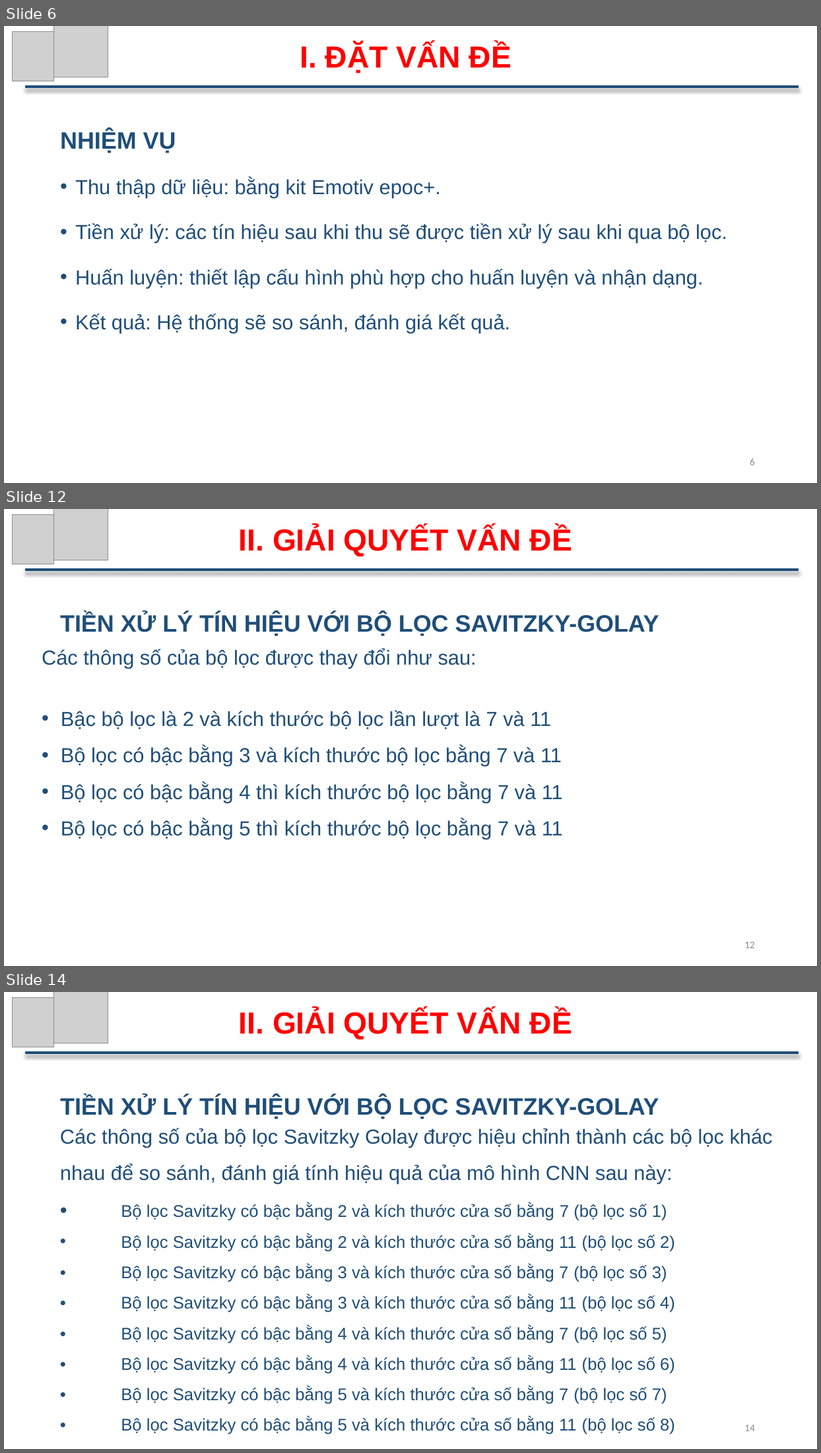
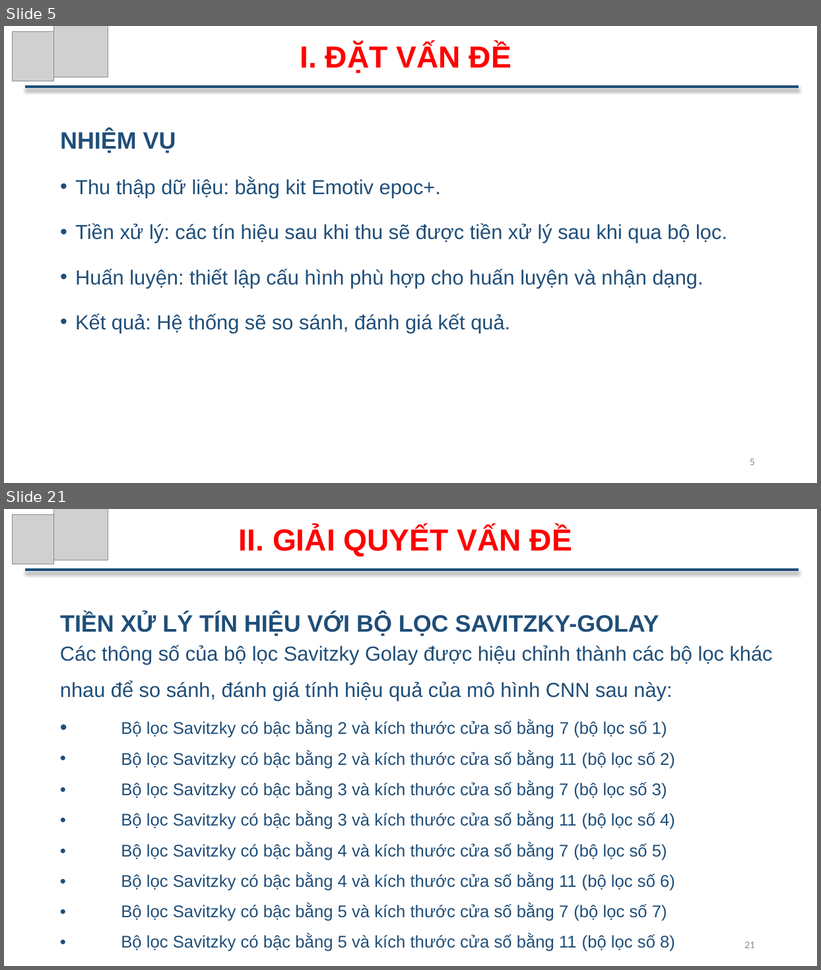
Before and after one commit to ThuTrongNguyen/Thesis, a slide deck: SlideBaoCao_NguyenTrongThu.pptx. Shown one above the other, each under a label of ours: slides 6, 12 and 14 before the commit, slides 5 and 21 after it; the slides between them are not shown. The pictures are 821x1453 and 821x970 pixels, drawn with LibreOffice and Linux fonts; fonts in the diff are those of the drawing; grey boxes stand for pictures. Boxes give left, top, right and bottom in pixels: in the first picture for what was removed or moved away, otherwise in the second. Text is boxed around its words. In the diff, an @@ line names an element or a change of style, - is before the commit and + after.

```diff
--- a/SlideBaoCao_NguyenTrongThu.pptx
+++ b/SlideBaoCao_NguyenTrongThu.pptx
@@ slide 12 removed at <box>4,509,817,966</box>, background #FFFFFF @@
@@ picture removed at <box>12,514,54,564</box> @@
@@ picture removed at <box>54,509,108,560</box> @@
@@ text removed at <box>239,526,572,557</box> @@
-II. GIẢI QUYẾT VẤN ĐỀ
@@ line removed from (25, 570) to (799, 570) @@
@@ text removed at <box>60,613,659,636</box> @@
-TIỀN XỬ LÝ TÍN HIỆU VỚI BỘ LỌC SAVITZKY-GOLAY
@@ text removed at <box>42,649,563,840</box> @@
-Các thông số của bộ lọc được thay đổi như sau:
-• Bậc bộ lọc là 2 và kích thước bộ lọc lần lượt là 7 và 11
-• Bộ lọc có bậc bằng 3 và kích thước bộ lọc bằng 7 và 11
-• Bộ lọc có bậc bằng 4 thì kích thước bộ lọc bằng 7 và 11
-• Bộ lọc có bậc bằng 5 thì kích thước bộ lọc bằng 7 và 11
@@ page number removed at <box>745,942,755,949</box> @@
-12
@@ what was slide 6 is now slide 5 @@
@@ page number at <box>750,459,755,466</box>: text changed @@
-6
+5
@@ what was slide 14 is now slide 21 @@
@@ page number at <box>745,942,755,949</box>: text changed @@
-14
+21
```
Also in this commit, not shown: 10 slides changed, 2 other slides removed, 1 other file.
